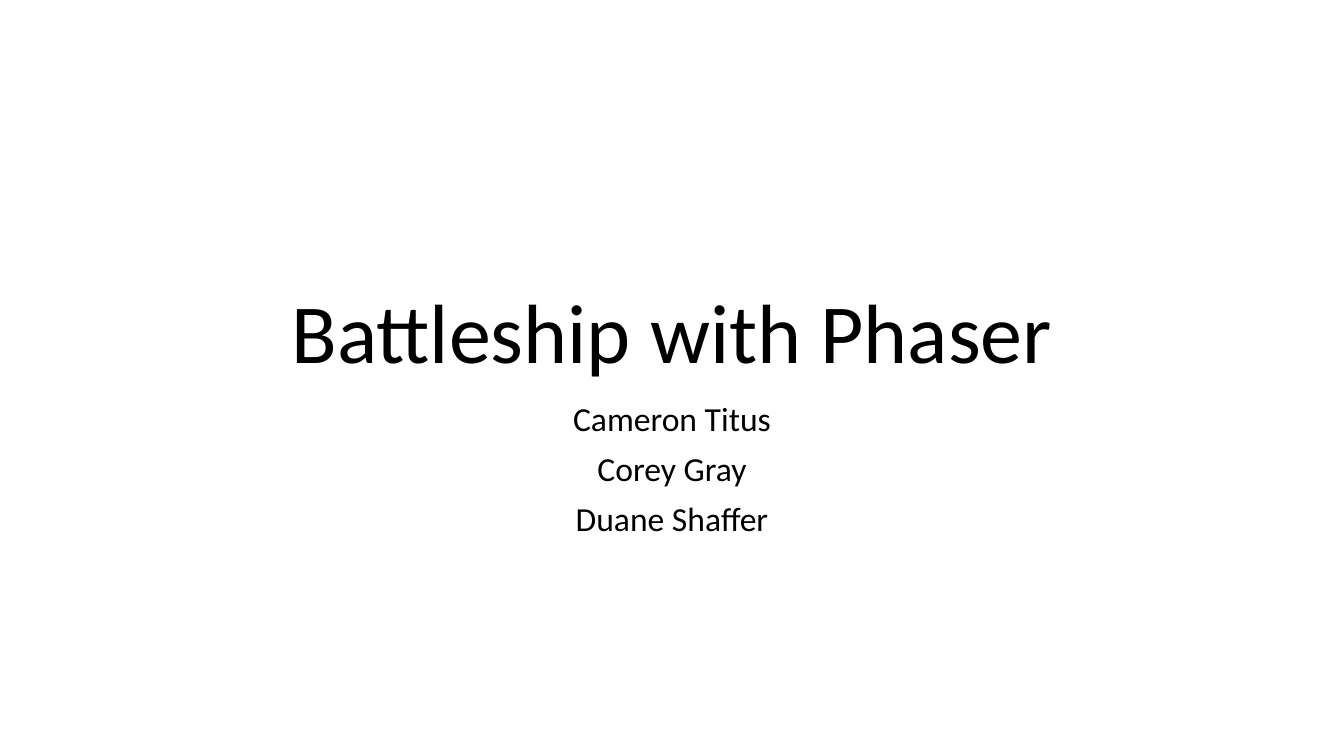
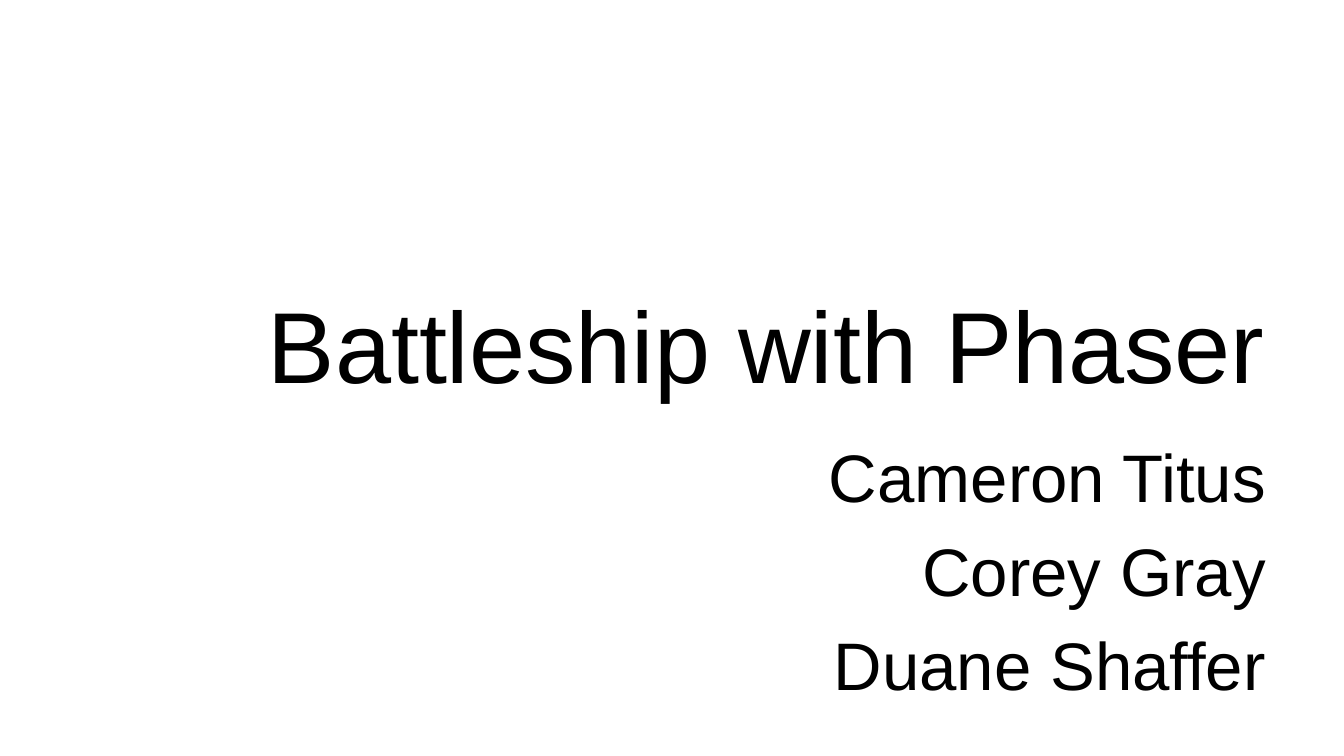
Before and after one commit to csgray/cs372-battleship, a slide deck: slide 1 of development_process/presentation.pptx. Drawn at 1344x756 pixels with LibreOffice and Linux fonts; fonts in the diff are those of the drawing; background and template pictures are left out. Boxes give left, top, right and bottom in pixels: in the first picture for what was removed or moved away, otherwise in the second. Text is boxed around its words. In the diff, an @@ line names an element or a change of style, - is before the commit and + after.

Commit message:
added some color and resized a smidge

```diff
--- a/development_process/presentation.pptx
+++ b/development_process/presentation.pptx
@@ title "Battleship with Phaser": place and size @@
-title "Battleship with Phaser" at (291,304,1052,377)
+title "Battleship with Phaser" at (268,310,1264,401)
@@ title "Battleship with Phaser" at (268,310,1264,401): size 60 to 72 pt, font Calibri to Arial; alignment centre to right; line spacing 0.9 to 1; vertical alignment bottom to middle @@
@@ subtitle "Cameron Titus": place and size @@
-subtitle "Cameron Titus" at (573,408,771,532)
+subtitle "Cameron Titus" at (829,453,1266,691)
@@ subtitle "Cameron Titus" at (829,453,1266,691): size 24 to 48 pt, font Calibri to Arial; alignment centre to right; line spacing 0.9 to 1 @@
```
Also in this commit, not shown: 8 other slides changed.
